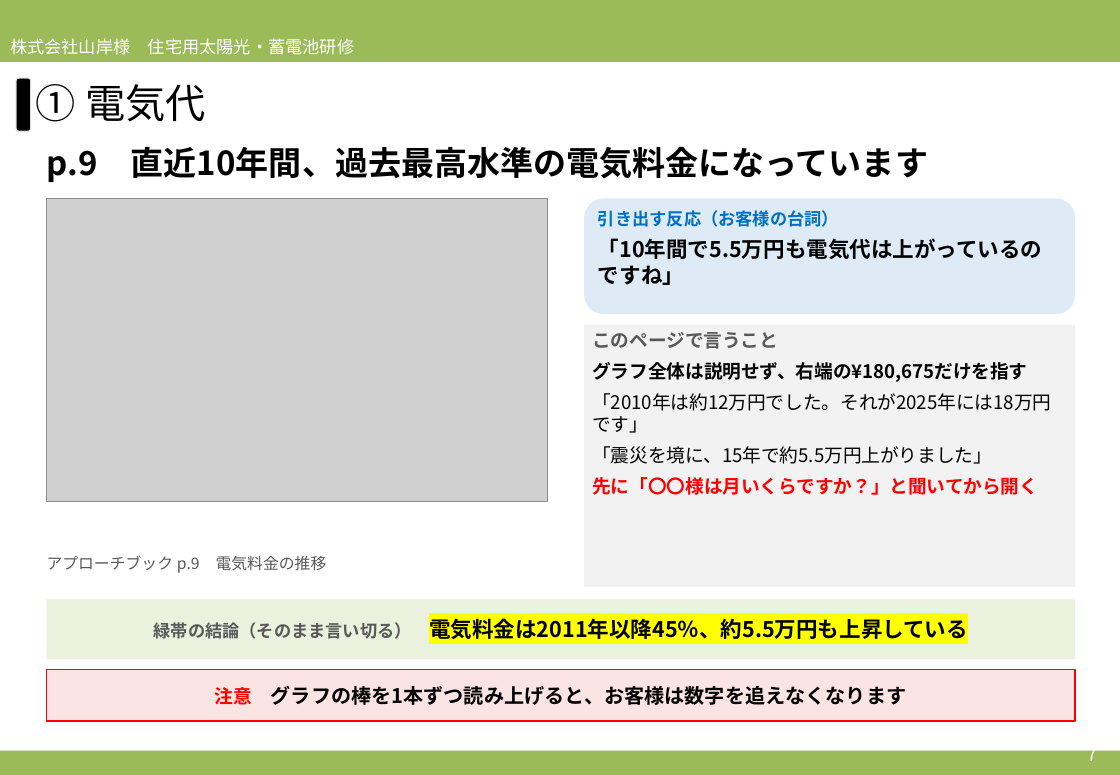
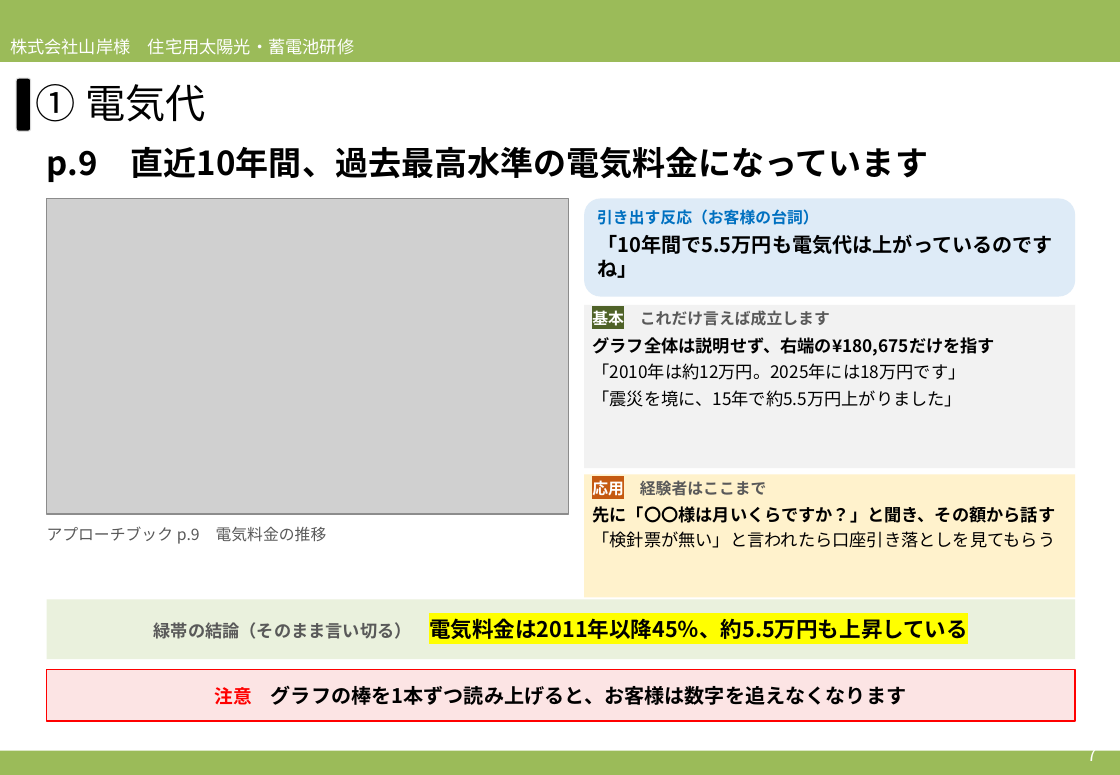
Before and after one commit to soshiro-iki-sys/-, a slide deck: slide 7 of slides/2026営業研修_必要性訴求パート_アプローチブックの伝え方.pptx. Drawn at 1120x775 pixels with LibreOffice and Linux fonts; fonts in the diff are those of the drawing; grey boxes stand for pictures. Boxes give left, top, right and bottom in pixels: in the first picture for what was removed or moved away, otherwise in the second. Text is boxed around its words. In the diff, an @@ line names an element or a change of style, - is before the commit and + after.

```diff
--- a/slides/2026営業研修_必要性訴求パート_アプローチブックの伝え方.pptx
+++ b/slides/2026営業研修_必要性訴求パート_アプローチブックの伝え方.pptx
@@ picture: place and size @@
-picture at box(47, 199, 548, 502)
+picture at box(47, 199, 569, 514)
@@ rounded rectangle "引き出す反応（お客様の台詞）": place and size @@
-rounded rectangle "引き出す反応（お客様の台詞）" at box(584, 199, 1076, 314)
+rounded rectangle "引き出す反応（お客様の台詞）" at box(584, 199, 1076, 297)
@@ rounded rectangle "引き出す反応（お客様の台詞）" at box(584, 199, 1076, 297): size 12 to 11 pt in "引き出す反応（お客様の台詞）"; size 15 to 14 pt in "「10年間で5.5万円も電気代は上がっているのですね」"; less space between paragraphs @@
@@ rectangle "基本 これだけ言えば成立します": place and size @@
-rectangle "基本 これだけ言えば成立します" at box(584, 325, 1076, 587)
+rectangle "基本 これだけ言えば成立します" at box(584, 305, 1076, 468)
@@ text in rectangle at box(592, 310, 830, 326): text changed; size 13 to 11 pt @@
-このページで言うこと
+基本 これだけ言えば成立します
@@ text in rectangle at box(592, 337, 995, 407): size 13 to 12 pt in "グラフ全体は説明せず、右端の¥180,675だけを指す", "「震災を境に、15年で約5.5万円上がりました」"; less space between paragraphs @@
@@ text in rectangle at box(592, 363, 965, 380): text changed; size 13 to 12 pt @@
-「2010年は約12万円でした。それが2025年には18万円です」
+「2010年は約12万円。2025年には18万円です」
@@ rectangle added at box(584, 475, 1076, 598), fill #FFF2CC, 12 pt, text #000000, bold @@
+応用 経験者はここまで
+先に「〇〇様は月いくらですか？」と聞き、その額から話す
+「検針票が無い」と言われたら口座引き落としを見てもらう
@@ text in rectangle at box(592, 477, 1038, 495): paragraph removed @@
-先に「〇〇様は月いくらですか？」と聞いてから開く
@@ text "アプローチブック p.9 電気料金の推移": place and size @@
-text "アプローチブック p.9 電気料金の推移" at box(47, 555, 327, 573)
+text "アプローチブック p.9 電気料金の推移" at box(47, 526, 327, 544)
```
Also in this commit, not shown: 22 other slides changed, 1 slide added, 3 other files.
